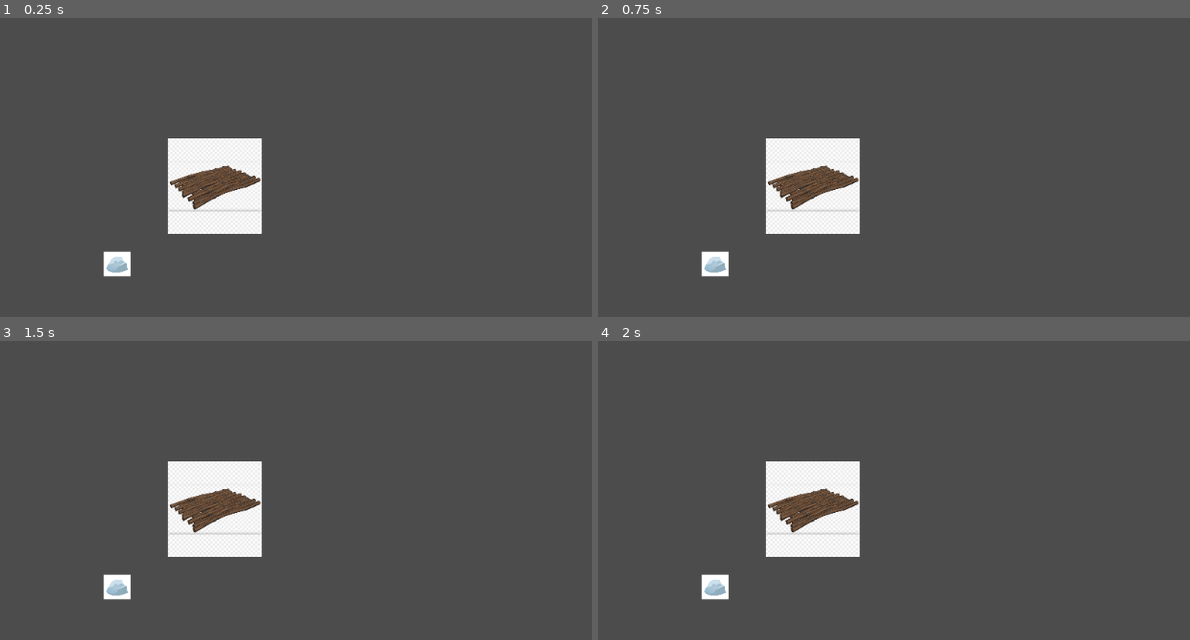
Above: before the commit, frames 1-4 (two rows, left to right).
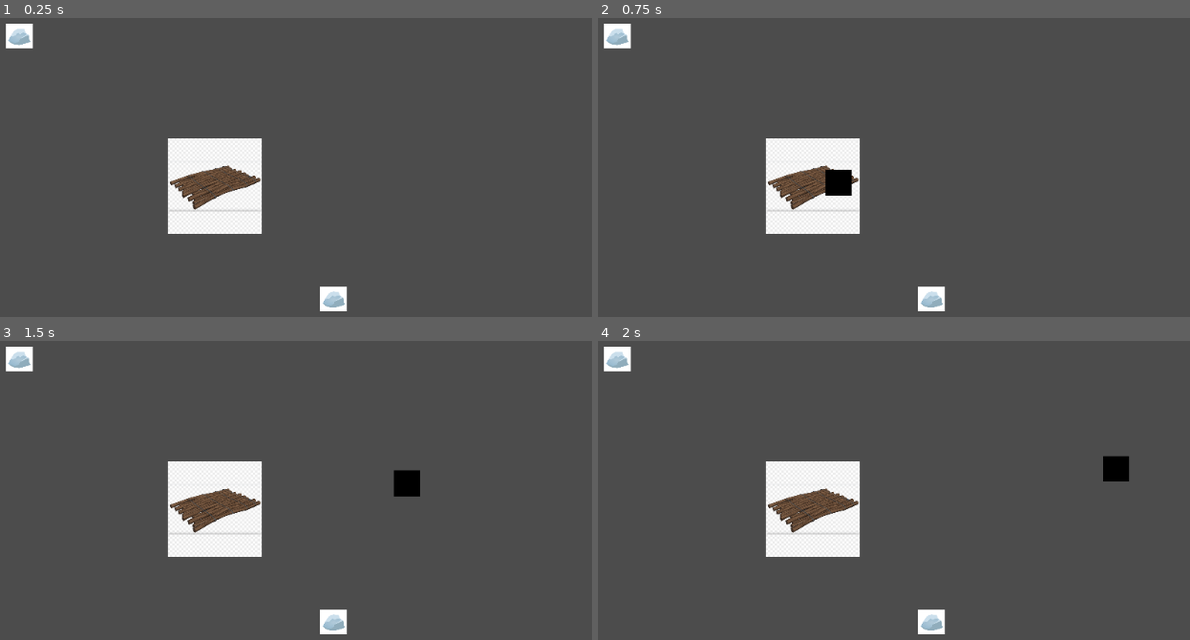
Above: after the commit, the same moments.

Repository: surgura/kwok5
Game: Godot game, scene res://world.tscn
The game is run twice, just before and just after one commit, with the same random seed, the same clock (stepped at 60 frames per second) and the same inputs.
Inputs (mouse positions are in pixels of both pictures, inside the frame that each line leads up to):
- Up to frame 1 (0.25 s): no input
- Up to frame 2 (0.75 s): tap Enter at 0.5 s; move the mouse to (982, 164) at 0.52 s; click (982, 164) at 0.6 s
- Up to frame 3 (1.5 s): move the mouse to (59, 532) at 1.27 s; click (59, 532) at 1.35 s
- Up to frame 4 (2 s): no input

The runs differ from the first frame. In frame 1, 1.2% of the frame differs, in the area x 0-59%, y 1-99%; in frame 2, 1.6%; in frame 3, 1.6%, in the area x 0-71%, y 1-99%; in frame 4, 1.6%.

Commit message:
Can throw hook

Diff:
--- /dev/null
+++ b/godot/hook.gd
@@ -0,0 +1,10 @@
+extends KinematicBody2D
+
+var direction
+var speed = 5
+
+func _ready():
+	direction = (get_global_mouse_position() - self.global_position).normalized()
+
+func _physics_process(delta):
+	move_and_collide(direction * speed)
--- a/godot/hook.tscn
+++ b/godot/hook.tscn
@@ -1,5 +1,18 @@
-[gd_scene format=2]
+[gd_scene load_steps=4 format=2]
 
-[node name="hook" type="Node2D"]
+[ext_resource path="res://hook.gd" type="Script" id=1]
+
+[sub_resource type="NoiseTexture" id=1]
+
+[sub_resource type="CircleShape2D" id=2]
+radius = 17.127
+
+[node name="hook" type="KinematicBody2D"]
+script = ExtResource( 1 )
 
 [node name="sprite" type="Sprite" parent="."]
+scale = Vector2( 0.0674621, 0.0674621 )
+texture = SubResource( 1 )
+
+[node name="CollisionShape2D" type="CollisionShape2D" parent="."]
+shape = SubResource( 2 )
--- a/godot/project.godot
+++ b/godot/project.godot
@@ -19,6 +19,14 @@
 run/main_scene="res://world.tscn"
 config/icon="res://icon.png"
 
+[input]
+
+throw_hook={
+"deadzone": 0.5,
+"events": [ Object(InputEventMouseButton,"resource_local_to_scene":false,"resource_name":"","device":0,"alt":false,"shift":false,"control":false,"meta":false,"command":false,"button_mask":0,"position":Vector2( 0, 0 ),"global_position":Vector2( 0, 0 ),"factor":1.0,"button_index":1,"pressed":false,"doubleclick":false,"script":null)
+ ]
+}
+
 [rendering]
 
 environment/default_environment="res://default_env.tres"
--- a/godot/raft.gd
+++ b/godot/raft.gd
@@ -1,13 +1,16 @@
 extends Node2D
 
-# Declare member variables here. Examples:
-# var a = 2
-# var b = "text"
+var hook_scene = preload("res://hook.tscn")
+var hook_instance = null
 
 # Called when the node enters the scene tree for the first time.
 func _ready():
 	pass # Replace with function body.
 
 # Called every frame. 'delta' is the elapsed time since the previous frame.
-func _process(delta):
-	print(3)
+func _process(_delta):
+	if Input.is_action_just_pressed("throw_hook"):
+		if hook_instance == null:
+			print("make hook")
+			hook_instance = hook_scene.instance()
+			get_node("../").add_child(hook_instance)
--- a/godot/world.tscn
+++ b/godot/world.tscn
@@ -6,13 +6,12 @@
 [node name="world" type="Node2D"]
 
 [node name="trash" parent="." instance=ExtResource( 1 )]
-position = Vector2( 844.17, 192.085 )
+position = Vector2( -262.305, -201.415 )
 
 [node name="trash2" parent="." instance=ExtResource( 1 )]
 position = Vector2( 159.266, 151.209 )
 
 [node name="raft" parent="." instance=ExtResource( 2 )]
-position = Vector2( 290.612, 46.7651 )
 
 [node name="camera" type="Camera2D" parent="raft"]
 current = true
